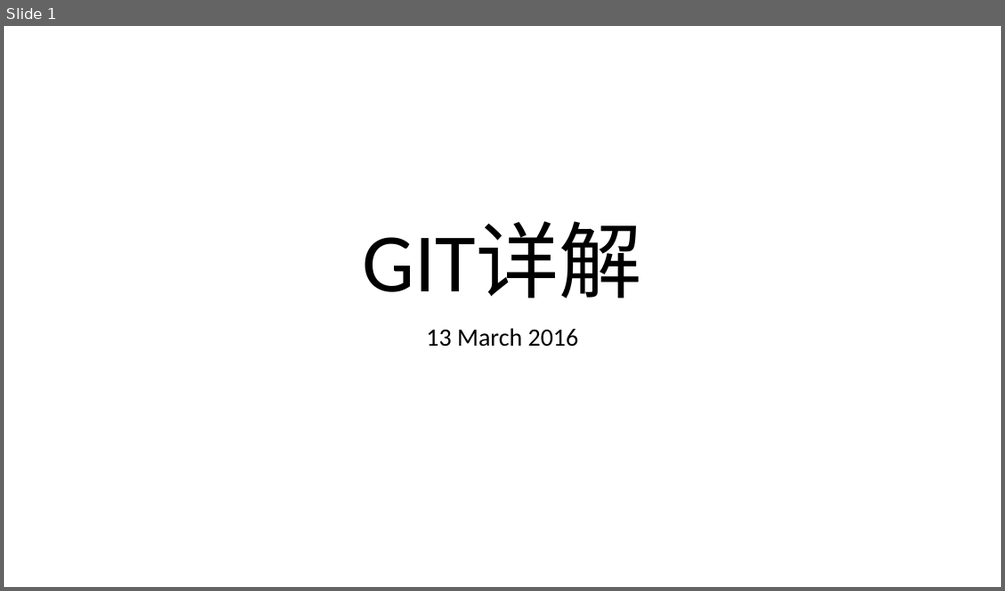
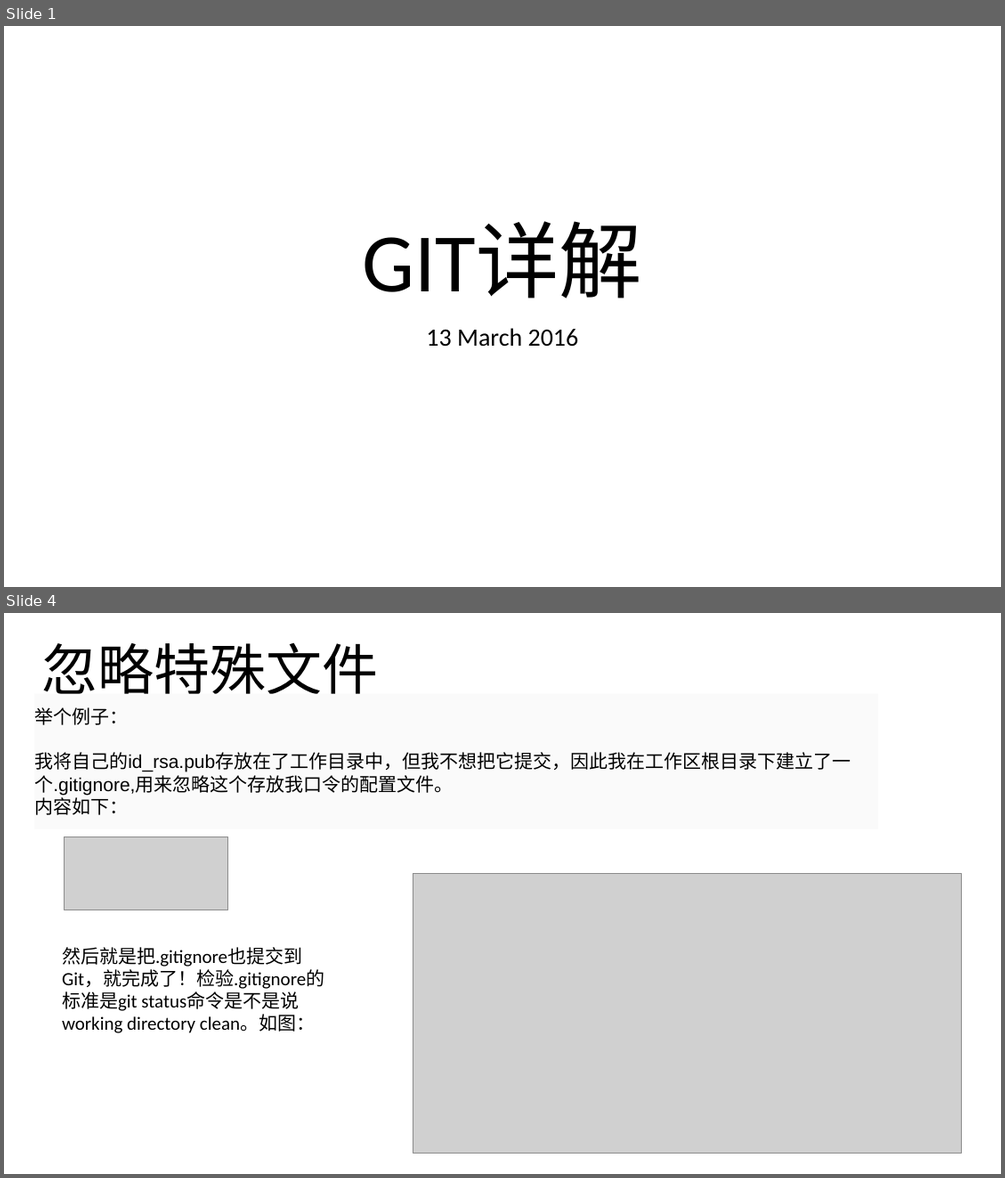
Before and after one commit to noprom/shandong, a slide deck: doc/ppt/husize.pptx. Shown one above the other, each under a label of ours: slide 1 before the commit, slides 1 and 4 after it; the slides between them are not shown. The pictures are 1005x591 and 1005x1178 pixels, drawn with LibreOffice and Linux fonts; fonts in the diff are those of the drawing; grey boxes stand for pictures. Boxes give left, top, right and bottom in pixels: in the first picture for what was removed or moved away, otherwise in the second. Text is boxed around its words. In the diff, an @@ line names an element or a change of style, - is before the commit and + after.

```diff
--- a/doc/ppt/husize.pptx
+++ b/doc/ppt/husize.pptx
@@ slide 4 added at (4, 613, 1001, 1174), background #FFFFFF @@
@@ title added at (42, 642, 379, 694), 54 pt, text #000000 @@
+忽略特殊文件
@@ subtitle added at (34, 707, 850, 815), 18 pt, text #000000 @@
+举个例子：
+我将自己的id_rsa.pub存放在了工作目录中，但我不想把它提交，因此我在工作区根目录下建立了一个.gitignore,用来忽略这个存放我口令的配置文件。
+内容如下：
@@ picture added at (65, 836, 228, 910) @@
@@ picture added at (413, 873, 961, 1153) @@
@@ text added at (62, 947, 324, 1033), 18 pt, text #000000 @@
+然后就是把.gitignore也提交到Git，就完成了！检验.gitignore的标准是git status命令是不是说working directory clean。如图：
```
Also in this commit, not shown: 4 slides changed, 8 other slides added, 6 slides removed, 1 other file.
